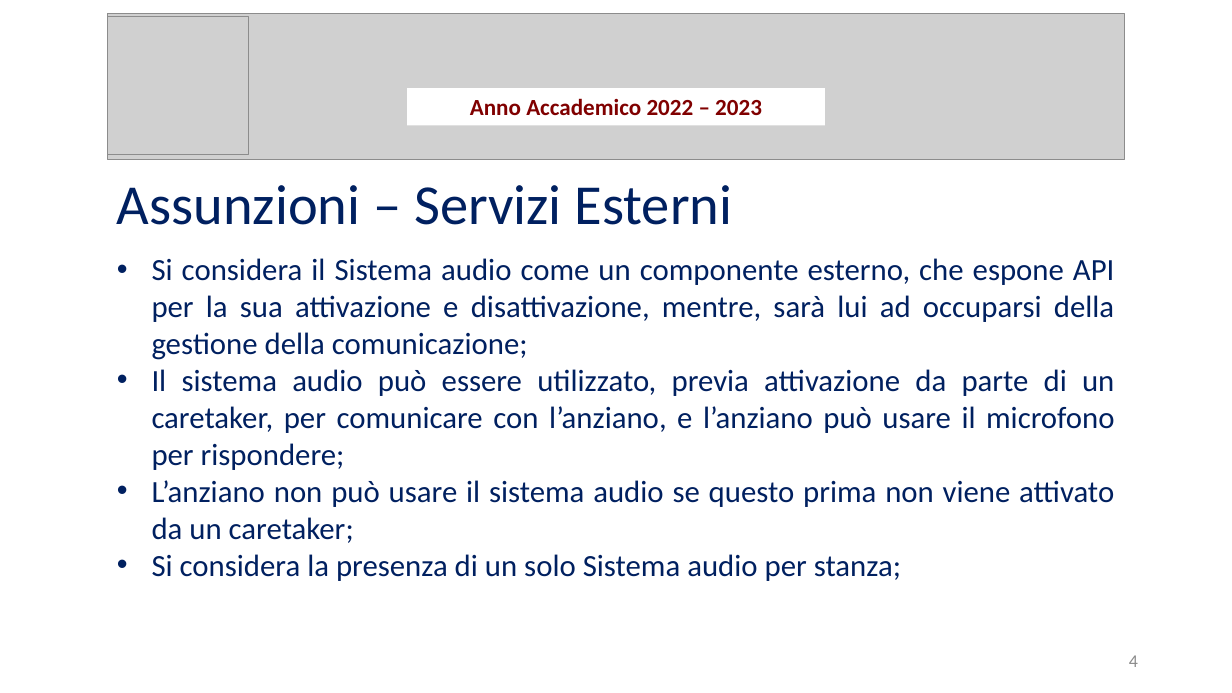
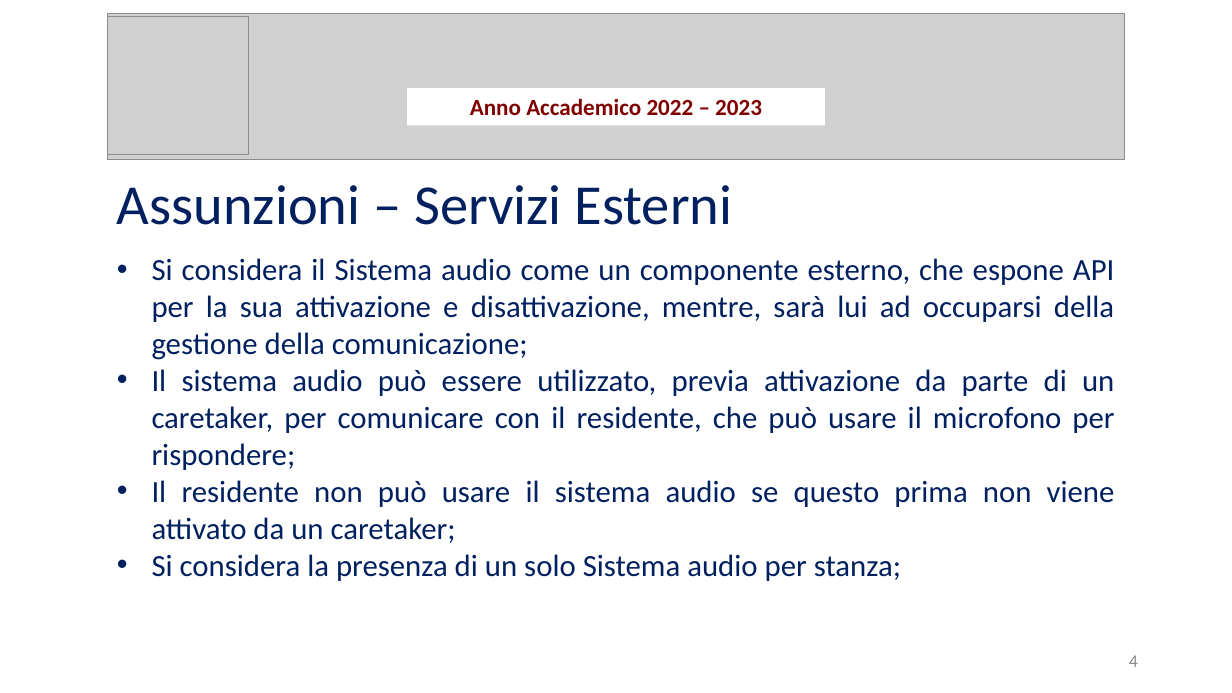
Before and after one commit to Wonderjack996/unimib-software-architecture, a slide deck: slide 4 of Progetto/Presentazione.pptx. Drawn at 1232x693 pixels with LibreOffice and Linux fonts; fonts in the diff are those of the drawing; grey boxes stand for pictures. Boxes give left, top, right and bottom in pixels: in the first picture for what was removed or moved away, otherwise in the second. Text is boxed around its words. In the diff, an @@ line names an element or a change of style, - is before the commit and + after.

```diff
--- a/Progetto/Presentazione.pptx
+++ b/Progetto/Presentazione.pptx
@@ text at [152,369,1115,543]: text changed @@
-• Il sistema audio può essere utilizzato, previa attivazione da parte di un caretaker, per comunicare con l’anziano, e l’anziano può usare il microfono per rispondere;
-• L’anziano non può usare il sistema audio se questo prima non viene attivato da un caretaker;
+• Il sistema audio può essere utilizzato, previa attivazione da parte di un caretaker, per comunicare con il residente, che può usare il microfono per rispondere;
+• Il residente non può usare il sistema audio se questo prima non viene attivato da un caretaker;
```
Also in this commit, not shown: 7 other slides changed, 3 slides added, 5 other files.
